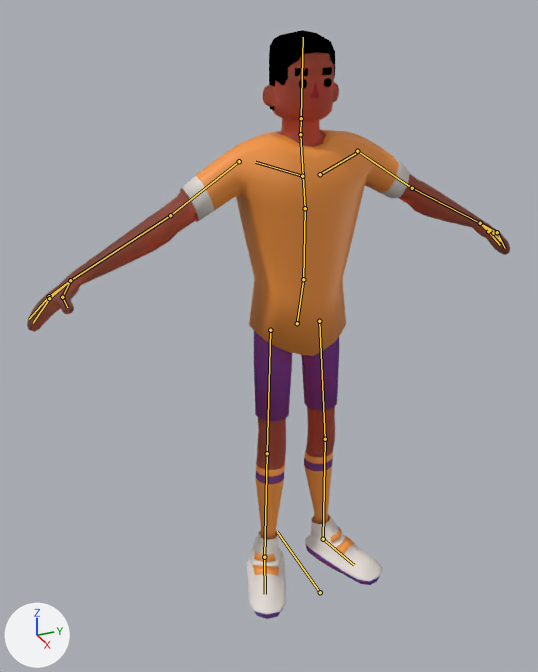
A saved change to the Blender file Time_1/Assets/Models/Personagens/Eric_Rig.blend.
Rendered twice from a 50 mm camera at (0.464, -0.232, 1.655) aimed at (-0.009, -0.02, 1.419). Arrows for +X, +Y and +Z are at lower left; the lights stay in place. Both versions are drawn at frame -1 of the action 'Erickson_andando'; the numbers are the values there. The bones that bend it are drawn over the model as lines.
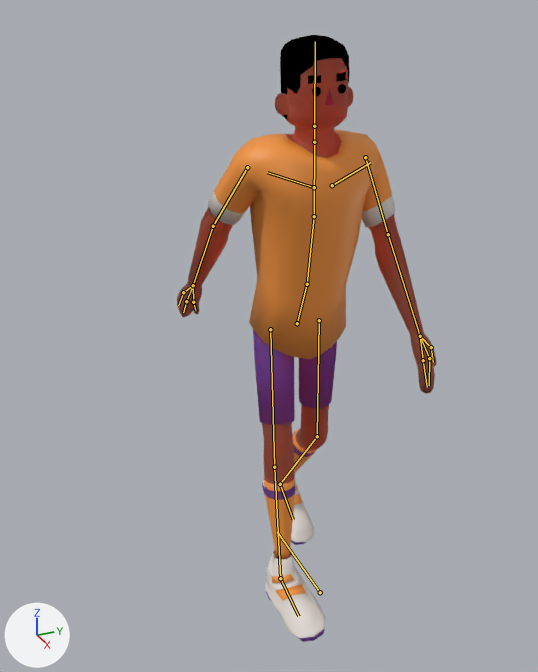
Edits to the bpy script that builds the scene:
```text
Change bone_coluna1:
    where bone_coluna1 = bpy.data.objects['Armature'].pose.bones['coluna1']  # child of 'Base'
    bone_coluna1.rotation_quaternion: (1.0, 0.0, 0.0, 0.0) -> (0.997, 0.075, 0.0, 0.0)  # degrees (0, 0, 0) -> degrees (9, 0, 0)
Change bone_pescoço:
    where bone_pescoço = bpy.data.objects['Armature'].pose.bones['pescoço']  # child of 'coluna3'
    bone_pescoço.rotation_quaternion: (1.0, 0.0, 0.0, 0.0) -> (0.997, -0.068, 0.002, 0.022)  # degrees (0, 0, 0) -> degrees (-8, 0, 2)
Change bone_braço1_l:
    where bone_braço1_l = bpy.data.objects['Armature'].pose.bones['braço1.L']  # child of 'clavicula.L'
    bone_braço1_l.location: (0.0, 0.0, 0.0) -> (0.009, 0.009, -0.04)
    bone_braço1_l.rotation_quaternion: (1.0, 0.0, 0.0, 0.0) -> (0.918, 0.181, 0.004, -0.33)  # degrees (0, 0, 0) -> degrees (20, 7, -38)
Change bone_braço2_l:
    where bone_braço2_l = bpy.data.objects['Armature'].pose.bones['braço2.L']  # child of 'braço1.L'
    bone_braço2_l.rotation_quaternion: (1.0, 0.0, 0.0, 0.0) -> (0.975, 0.189, -0.051, -0.096)  # degrees (0, 0, 0) -> degrees (22, -4, -12)
Change bone_dedo1_1_l:
    where bone_dedo1_1_l = bpy.data.objects['Armature'].pose.bones['dedo1.1.L']  # child of 'braço2.L'
    bone_dedo1_1_l.rotation_quaternion: (1.0, 0.0, 0.0, 0.0) -> (0.999, 0.007, 0.014, 0.037)  # degrees (0, 0, 0) -> degrees (1, 2, 4)
Change bone_dedao1_l:
    where bone_dedao1_l = bpy.data.objects['Armature'].pose.bones['dedao1.L']  # child of 'braço2.L'
    bone_dedao1_l.rotation_quaternion: (1.0, 0.0, 0.0, 0.0) -> (0.984, -0.033, 0.055, 0.16)  # degrees (0, 0, 0) -> degrees (-3, 7, 18)
Change bone_dedão2_l:
    where bone_dedão2_l = bpy.data.objects['Armature'].pose.bones['dedão2.L']  # child of 'dedao1.L'
    bone_dedão2_l.rotation_quaternion: (1.0, 0.0, 0.0, 0.0) -> (0.759, -0.51, -0.319, -0.203)  # degrees (0, 0, 0) -> degrees (-68, -45, 1)
Change bone_dedo1_l:
    where bone_dedo1_l = bpy.data.objects['Armature'].pose.bones['dedo1.L']  # child of 'braço2.L'
    bone_dedo1_l.rotation_quaternion: (1.0, 0.0, 0.0, 0.0) -> (0.999, 0.012, 0.029, 0.025)  # degrees (0, 0, 0) -> degrees (1, 3, 3)
Change bone_braço1_r:
    where bone_braço1_r = bpy.data.objects['Armature'].pose.bones['braço1.R']  # child of 'clavicula.R'
    bone_braço1_r.location: (0.0, 0.0, 0.0) -> (-0.015, -0.003, -0.045)
    bone_braço1_r.rotation_quaternion: (1.0, 0.0, 0.0, 0.0) -> (0.864, -0.117, -0.278, 0.389)  # degrees (0, 0, 0) -> degrees (-27, -23, 54)
Change bone_braço2_r:
    where bone_braço2_r = bpy.data.objects['Armature'].pose.bones['braço2.R']  # child of 'braço1.R'
    bone_braço2_r.rotation_quaternion: (1.0, 0.0, 0.0, 0.0) -> (0.987, 0.011, 0.027, 0.159)  # degrees (0, 0, 0) -> degrees (2, 3, 18)
Change bone_dedo1_1_r:
    where bone_dedo1_1_r = bpy.data.objects['Armature'].pose.bones['dedo1.1.R']  # child of 'braço2.R'
    bone_dedo1_1_r.rotation_quaternion: (1.0, 0.0, 0.0, 0.0) -> (0.986, -0.017, 0.099, -0.13)  # degrees (0, 0, 0) -> degrees (-3, 11, -15)
Change bone_dedao1_r:
    where bone_dedao1_r = bpy.data.objects['Armature'].pose.bones['dedao1.R']  # child of 'braço2.R'
    bone_dedao1_r.rotation_quaternion: (1.0, 0.0, 0.0, 0.0) -> (0.974, -0.032, 0.029, -0.218)  # degrees (0, 0, 0) -> degrees (-4, 2, -25)
Change bone_dedão2_r:
    where bone_dedão2_r = bpy.data.objects['Armature'].pose.bones['dedão2.R']  # child of 'dedao1.R'
    bone_dedão2_r.rotation_quaternion: (1.0, 0.0, 0.0, 0.0) -> (0.759, -0.51, 0.319, 0.203)  # degrees (0, 0, 0) -> degrees (-68, 45, -1)
Change bone_dedo1_r:
    where bone_dedo1_r = bpy.data.objects['Armature'].pose.bones['dedo1.R']  # child of 'braço2.R'
    bone_dedo1_r.rotation_quaternion: (1.0, 0.0, 0.0, 0.0) -> (0.986, -0.009, 0.024, -0.163)  # degrees (0, 0, 0) -> degrees (-1, 3, -19)
Change bone_iklegpull_l:
    where bone_iklegpull_l = bpy.data.objects['Armature'].pose.bones['IKLegPull.L']
    bone_iklegpull_l.location: (0.0, 0.0, 0.0) -> (0.151, 0.001, 0.0)
Change bone_iktarget_l:
    where bone_iktarget_l = bpy.data.objects['Armature'].pose.bones['IKTarget.L']
    bone_iktarget_l.location: (0.0, 0.0, 0.0) -> (-0.091, 0.324, -0.093)
    bone_iktarget_l.rotation_quaternion: (1.0, 0.0, 0.0, 0.0) -> (0.966, -0.141, -0.048, 0.214)  # degrees (0, 0, 0) -> degrees (-17, -2, 25)
Change bone_iktarget_r:
    where bone_iktarget_r = bpy.data.objects['Armature'].pose.bones['IKTarget.R']
    bone_iktarget_r.location: (0.0, 0.0, 0.0) -> (-0.075, -0.167, -0.039)
    bone_iktarget_r.rotation_quaternion: (1.0, 0.0, 0.0, 0.0) -> (0.981, 0.03, -0.028, -0.185)  # degrees (0, 0, 0) -> degrees (4, -3, -21)
```

Where the change shows, as pixel boxes [x1, y1, x2, y2] in the pictures (538 x 672 px):
'Plane.001', posed (46% narrower)
    before: [27, 30, 510, 619]
    after: [177, 35, 437, 642]
bone 'coluna1', root to tip
    before: (297, 323) to (303, 279)
    after: (297, 323) to (307, 284)
bone 'pescoço', root to tip
    before: (300, 134) to (301, 118)
    after: (314, 142) to (314, 126)
bone 'braço1.L', root to tip
    before: (357, 151) to (412, 188)
    after: (365, 157) to (388, 234)
bone 'braço2.L', root to tip
    before: (412, 188) to (480, 223)
    after: (388, 234) to (420, 336)
bone 'dedo1.1.L', root to tip
    before: (480, 223) to (488, 231)
    after: (420, 336) to (423, 360)
bone 'dedao1.L', root to tip
    before: (480, 223) to (493, 233)
    after: (420, 336) to (431, 347)
bone 'dedão2.L', root to tip
    before: (493, 233) to (500, 241)
    after: (431, 347) to (433, 362)
bone 'dedo1.L', root to tip
    before: (480, 223) to (497, 232)
    after: (420, 336) to (429, 358)
bone 'braço1.R', root to tip
    before: (239, 161) to (170, 215)
    after: (247, 167) to (213, 226)
bone 'braço2.R', root to tip
    before: (170, 215) to (70, 280)
    after: (213, 226) to (193, 285)
bone 'dedo1.1.R', root to tip
    before: (70, 280) to (49, 296)
    after: (193, 285) to (183, 292)
bone 'dedao1.R', root to tip
    before: (70, 280) to (62, 297)
    after: (193, 285) to (193, 302)
bone 'dedão2.R', root to tip
    before: (62, 297) to (67, 307)
    after: (193, 302) to (195, 310)
bone 'dedo1.R', root to tip
    before: (70, 280) to (49, 298)
    after: (193, 285) to (186, 301)
